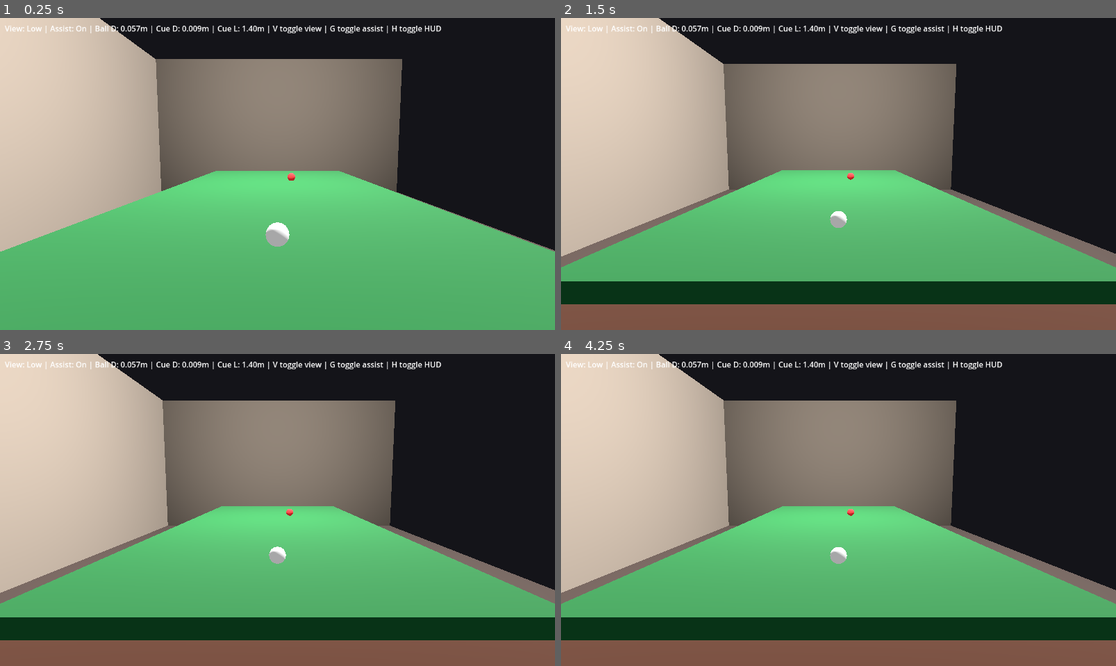
Above: before the commit, frames 1-4 (two rows, left to right).
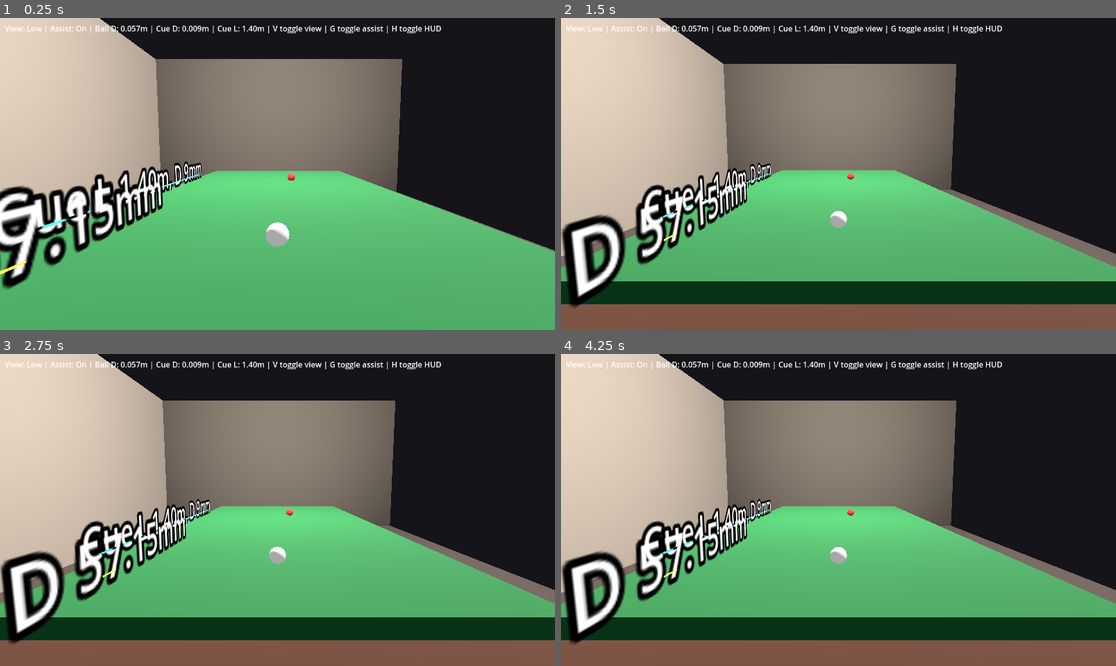
Above: after the commit, the same moments.

Repository: zhawei98213/pool8Ball
Game: Godot game, scene res://scenes/Main.tscn
The game is run twice, just before and just after one commit, with the same random seed, the same clock (stepped at 60 frames per second) and the same inputs.
Inputs (mouse positions are in pixels of both pictures, inside the frame that each line leads up to):
- Up to frame 1 (0.25 s): no input
- Up to frame 2 (1.5 s): move the mouse to (960, 158) at 0.52 s; hold B (place_mode) 0.53-1.25 s; click (960, 158) at 0.67 s; drag from (727, 189) to (810, 236) at 1.27 s
- Up to frame 3 (2.75 s): move the mouse to (333, 441) at 2.02 s; hold Mouse wheel down (zoom_out) from 2.03 s (still down); click (333, 441) at 2.17 s
- Up to frame 4 (4.25 s): release Mouse wheel down (zoom_out) at 2.75 s; drag from (810, 572) to (672, 463) at 2.77 s; move the mouse to (1005, 556) at 3.52 s; hold Mouse wheel up (zoom_in) from 3.53 s (still down); click (1005, 556) at 3.67 s

The runs differ from the first frame. In frame 1, 6.1% of the frame differs, in the area x 0-37%, y 45-88%; in frame 2, 5.7%; in frame 3, 5.7%; in frame 4, 5.7%.

Commit message:
Add 3D scale helpers for ball and cue

Diff:
--- a/scenes/Main.tscn
+++ b/scenes/Main.tscn
@@ -84,6 +84,18 @@
 
 [sub_resource type="StandardMaterial3D" id="22"]
 albedo_color = Color(0.55, 0.35, 0.2, 1.0)
+
+[sub_resource type="BoxMesh" id="23"]
+size = Vector3(0.05715, 0.004, 0.004)
+
+[sub_resource type="BoxMesh" id="24"]
+size = Vector3(1.4, 0.006, 0.006)
+
+[sub_resource type="StandardMaterial3D" id="25"]
+albedo_color = Color(1.0, 0.85, 0.2, 1.0)
+
+[sub_resource type="StandardMaterial3D" id="26"]
+albedo_color = Color(0.2, 0.85, 1.0, 1.0)
 
 [node name="Main" type="Node3D"]
 
@@ -189,6 +201,26 @@
 mesh = SubResource("8")
 material_override = SubResource("14")
 
+[node name="ScaleHelpers" type="Node3D" parent="."]
+
+[node name="BallScale" type="MeshInstance3D" parent="ScaleHelpers"]
+position = Vector3(-1.1, 0.035, -0.45)
+mesh = SubResource("23")
+material_override = SubResource("25")
+
+[node name="CueScale" type="MeshInstance3D" parent="ScaleHelpers"]
+position = Vector3(-0.2, 0.035, -0.6)
+mesh = SubResource("24")
+material_override = SubResource("26")
+
+[node name="BallLabel" type="Label3D" parent="ScaleHelpers"]
+position = Vector3(-1.1, 0.08, -0.45)
+text = "Ball D 57.15mm"
+
+[node name="CueLabel" type="Label3D" parent="ScaleHelpers"]
+position = Vector3(-0.2, 0.08, -0.6)
+text = "Cue L 1.40m, D 9mm"
+
 [node name="CameraRig" type="Node3D" parent="."]
 script = ExtResource("1")
 cue_ball_path = NodePath("../CueBall")
Not shown: 1 places in scenes/Main.tscn that only renumber resources
